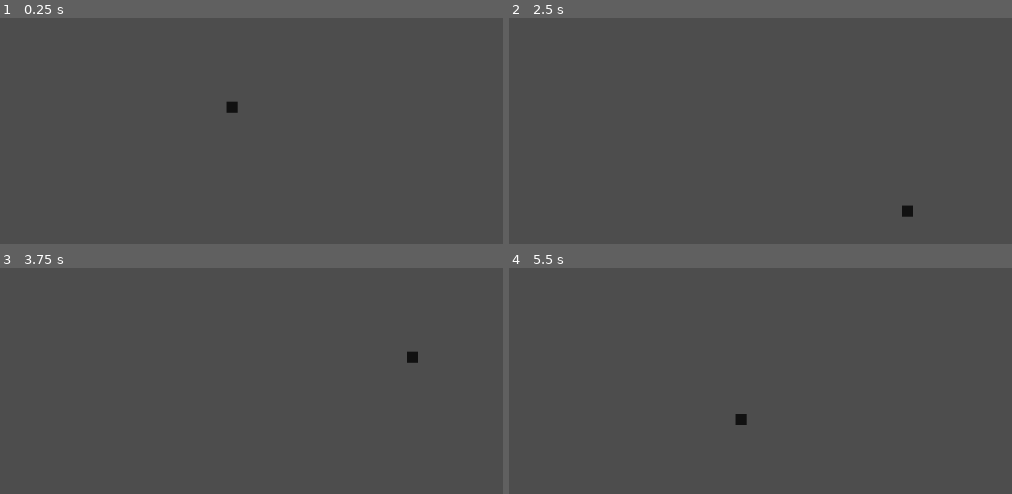
Above: before the commit, frames 1-4 (two rows, left to right).
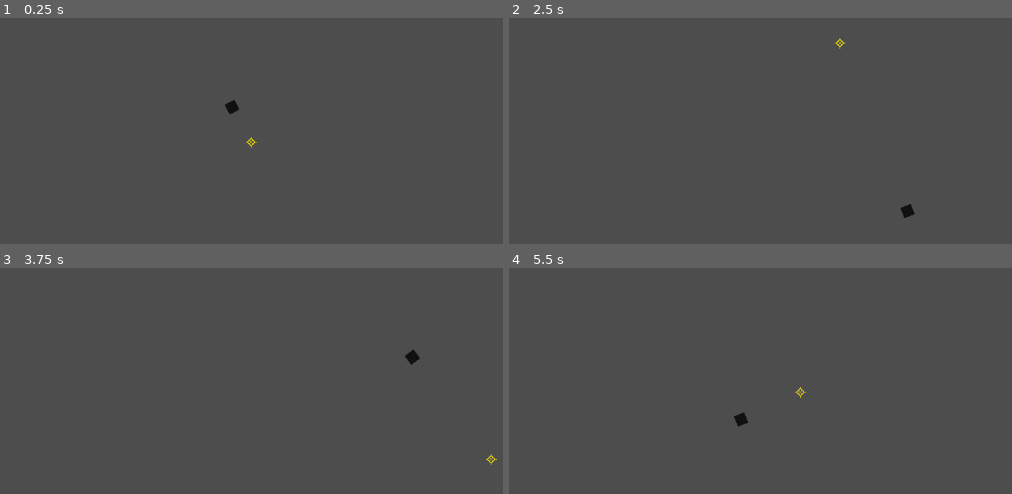
Above: after the commit, the same moments.

Repository: ClaudersonXavier/faculandia
Game: Godot game, scene res://scenes/cena_principal.tscn
The game is run twice, just before and just after one commit, with the same random seed, the same clock (stepped at 60 frames per second) and the same inputs.
Inputs (mouse positions are in pixels of both pictures, inside the frame that each line leads up to):
- Up to frame 1 (0.25 s): no input
- Up to frame 2 (2.5 s): tap Enter at 0.5 s; move the mouse to (936, 119) at 0.52 s; hold Right (ui_right) 0.53-1.28 s; move the mouse to (599, 164) at 1.27 s; hold Down (ui_down) 1.28-2.03 s; tap Space at 2 s; move the mouse to (840, 42) at 2.02 s; hold Right (ui_right) from 2.03 s (still down)
- Up to frame 3 (3.75 s): move the mouse to (211, 482) at 2.77 s; release Right (ui_right) at 2.78 s; hold Up (ui_up) 2.78-3.53 s; move the mouse to (492, 460) at 3.52 s; hold Left (ui_left) from 3.53 s (still down)
- Up to frame 4 (5.5 s): move the mouse to (519, 324) at 4.27 s; move the mouse to (800, 392) at 5.02 s; release Left (ui_left) at 5.03 s; hold Down (ui_down) from 5.03 s (still down)

The runs differ from the first frame. In frame 1, less than 0.1% of the frame differs, in the area x 44-52%, y 36-58%; in frame 2, less than 0.1%; in frame 3, less than 0.1%, in the area x 80-99%, y 35-88%; in frame 4, less than 0.1%.

Commit message:
feat: implementação da mira, wasd para o player e a rotação da sprite do player

Diff:
--- a/project.godot
+++ b/project.godot
@@ -12,8 +12,43 @@
 
 config/name="Faculandia"
 run/main_scene="uid://dphs6jpg12a2n"
-config/features=PackedStringArray("4.6", "GL Compatibility")
+config/features=PackedStringArray("4.7", "GL Compatibility")
 config/icon="res://icon.svg"
+
+[input]
+
+ui_left={
+"deadzone": 0.5,
+"events": [Object(InputEventKey,"resource_local_to_scene":false,"resource_name":"","device":16,"window_id":0,"alt_pressed":false,"shift_pressed":false,"ctrl_pressed":false,"meta_pressed":false,"pressed":false,"keycode":4194319,"physical_keycode":0,"key_label":0,"unicode":0,"location":0,"echo":false,"script":null)
+, Object(InputEventKey,"resource_local_to_scene":false,"resource_name":"","device":16,"window_id":0,"alt_pressed":false,"shift_pressed":false,"ctrl_pressed":false,"meta_pressed":false,"pressed":false,"keycode":0,"physical_keycode":65,"key_label":0,"unicode":0,"location":0,"echo":false,"script":null)
+, Object(InputEventJoypadButton,"resource_local_to_scene":false,"resource_name":"","device":-1,"button_index":13,"pressure":0.0,"pressed":false,"script":null)
+, Object(InputEventJoypadMotion,"resource_local_to_scene":false,"resource_name":"","device":-1,"axis":0,"axis_value":-1.0,"script":null)
+]
+}
+ui_right={
+"deadzone": 0.5,
+"events": [Object(InputEventKey,"resource_local_to_scene":false,"resource_name":"","device":16,"window_id":0,"alt_pressed":false,"shift_pressed":false,"ctrl_pressed":false,"meta_pressed":false,"pressed":false,"keycode":4194321,"physical_keycode":0,"key_label":0,"unicode":0,"location":0,"echo":false,"script":null)
+, Object(InputEventKey,"resource_local_to_scene":false,"resource_name":"","device":16,"window_id":0,"alt_pressed":false,"shift_pressed":false,"ctrl_pressed":false,"meta_pressed":false,"pressed":false,"keycode":0,"physical_keycode":68,"key_label":0,"unicode":0,"location":0,"echo":false,"script":null)
+, Object(InputEventJoypadButton,"resource_local_to_scene":false,"resource_name":"","device":-1,"button_index":14,"pressure":0.0,"pressed":false,"script":null)
+, Object(InputEventJoypadMotion,"resource_local_to_scene":false,"resource_name":"","device":-1,"axis":0,"axis_value":1.0,"script":null)
+]
+}
+ui_up={
+"deadzone": 0.5,
+"events": [Object(InputEventKey,"resource_local_to_scene":false,"resource_name":"","device":16,"window_id":0,"alt_pressed":false,"shift_pressed":false,"ctrl_pressed":false,"meta_pressed":false,"pressed":false,"keycode":4194320,"physical_keycode":0,"key_label":0,"unicode":0,"location":0,"echo":false,"script":null)
+, Object(InputEventKey,"resource_local_to_scene":false,"resource_name":"","device":16,"window_id":0,"alt_pressed":false,"shift_pressed":false,"ctrl_pressed":false,"meta_pressed":false,"pressed":false,"keycode":0,"physical_keycode":87,"key_label":0,"unicode":0,"location":0,"echo":false,"script":null)
+, Object(InputEventJoypadButton,"resource_local_to_scene":false,"resource_name":"","device":-1,"button_index":11,"pressure":0.0,"pressed":false,"script":null)
+, Object(InputEventJoypadMotion,"resource_local_to_scene":false,"resource_name":"","device":-1,"axis":1,"axis_value":-1.0,"script":null)
+]
+}
+ui_down={
+"deadzone": 0.5,
+"events": [Object(InputEventKey,"resource_local_to_scene":false,"resource_name":"","device":16,"window_id":0,"alt_pressed":false,"shift_pressed":false,"ctrl_pressed":false,"meta_pressed":false,"pressed":false,"keycode":4194322,"physical_keycode":0,"key_label":0,"unicode":0,"location":0,"echo":false,"script":null)
+, Object(InputEventKey,"resource_local_to_scene":false,"resource_name":"","device":16,"window_id":0,"alt_pressed":false,"shift_pressed":false,"ctrl_pressed":false,"meta_pressed":false,"pressed":false,"keycode":0,"physical_keycode":83,"key_label":0,"unicode":0,"location":0,"echo":false,"script":null)
+, Object(InputEventJoypadButton,"resource_local_to_scene":false,"resource_name":"","device":-1,"button_index":12,"pressure":0.0,"pressed":false,"script":null)
+, Object(InputEventJoypadMotion,"resource_local_to_scene":false,"resource_name":"","device":-1,"axis":1,"axis_value":1.0,"script":null)
+]
+}
 
 [physics]
 
--- a/scenes/cena_principal.tscn
+++ b/scenes/cena_principal.tscn
@@ -2,6 +2,8 @@
 
 [ext_resource type="Script" uid="uid://gm7dyni7wdu7" path="res://scripts/player_moviment.gd" id="1_52c58"]
 [ext_resource type="Texture2D" uid="uid://bu45iy4ixe3ve" path="res://sprites/player_placeholder.png" id="2_i37il"]
+[ext_resource type="Texture2D" uid="uid://c4sqt5p8s02l7" path="res://sprites/mira_placeholder.png" id="3_afkg8"]
+[ext_resource type="Script" uid="uid://boff4cv6ld4l0" path="res://scripts/crosshair.gd" id="4_r3ap5"]
 
 [sub_resource type="RectangleShape2D" id="RectangleShape2D_afkg8"]
 size = Vector2(16, 16)
@@ -14,12 +16,16 @@
 offset_right = 40.0
 offset_bottom = 40.0
 
-[node name="CharacterBody2D" type="CharacterBody2D" parent="game_control" unique_id=904006901]
+[node name="Player" type="CharacterBody2D" parent="game_control" unique_id=904006901]
 position = Vector2(548, 273)
 script = ExtResource("1_52c58")
 
-[node name="Sprite2D" type="Sprite2D" parent="game_control/CharacterBody2D" unique_id=1511402002]
+[node name="player_sprite" type="Sprite2D" parent="game_control/Player" unique_id=1511402002]
 texture = ExtResource("2_i37il")
 
-[node name="CollisionShape2D" type="CollisionShape2D" parent="game_control/CharacterBody2D" unique_id=445350731]
+[node name="player_collision" type="CollisionShape2D" parent="game_control/Player" unique_id=445350731]
 shape = SubResource("RectangleShape2D_afkg8")
+
+[node name="crosshair" type="Sprite2D" parent="game_control" unique_id=698244504]
+texture = ExtResource("3_afkg8")
+script = ExtResource("4_r3ap5")
--- /dev/null
+++ b/scripts/crosshair.gd
@@ -0,0 +1,11 @@
+extends Sprite2D
+
+
+# Called when the node enters the scene tree for the first time.
+func _ready() -> void:
+	Input.set_mouse_mode(Input.MOUSE_MODE_HIDDEN)
+
+
+# Called every frame. 'delta' is the elapsed time since the previous frame.
+func _process(delta: float) -> void:
+	global_position = get_global_mouse_position()
--- a/scripts/player_moviment.gd
+++ b/scripts/player_moviment.gd
@@ -3,6 +3,10 @@
 const SPEED = 200.0
 
 func _physics_process(delta: float) -> void:
+
+	var mouse_position = get_global_mouse_position()
+	var aim_direction = (mouse_position - global_position).normalized()
+	get_node("player_sprite").rotation = aim_direction.angle()
 
 	# Handle jump.
 	var ydirection = Input.get_axis("ui_up", "ui_down")
Not shown, added: scripts/crosshair.gd.uid
Binary file added: sprites/mira_placeholder.png
Not shown, added: sprites/mira_placeholder.png.import
